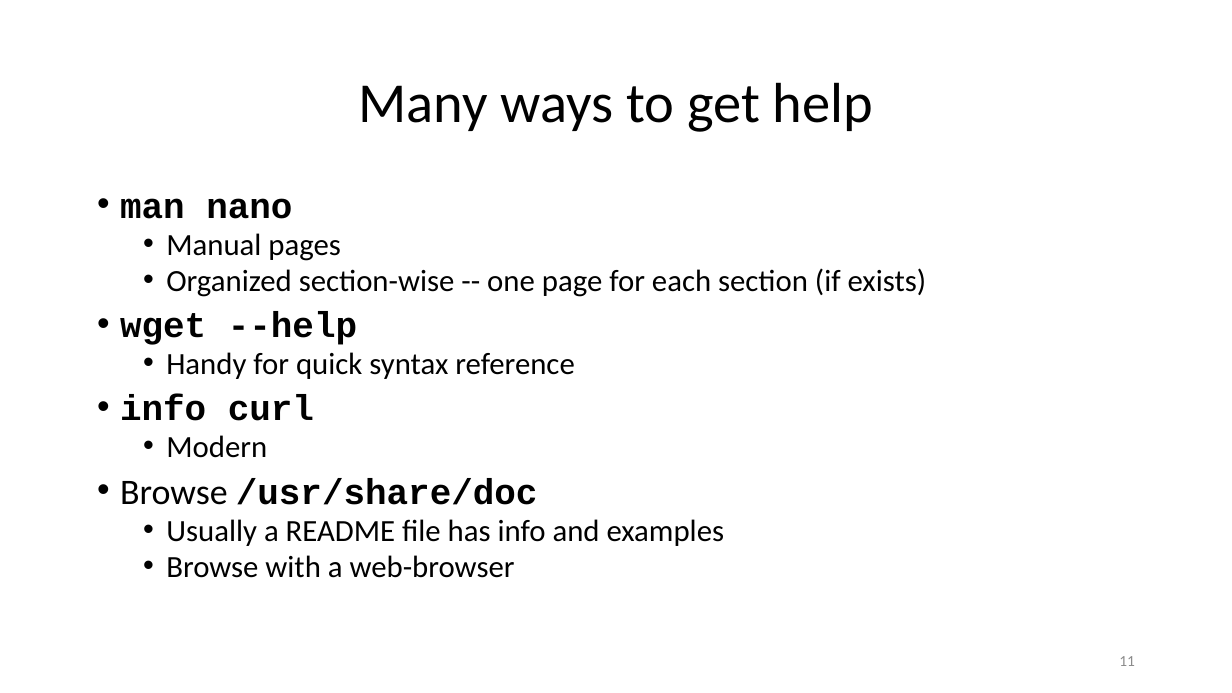
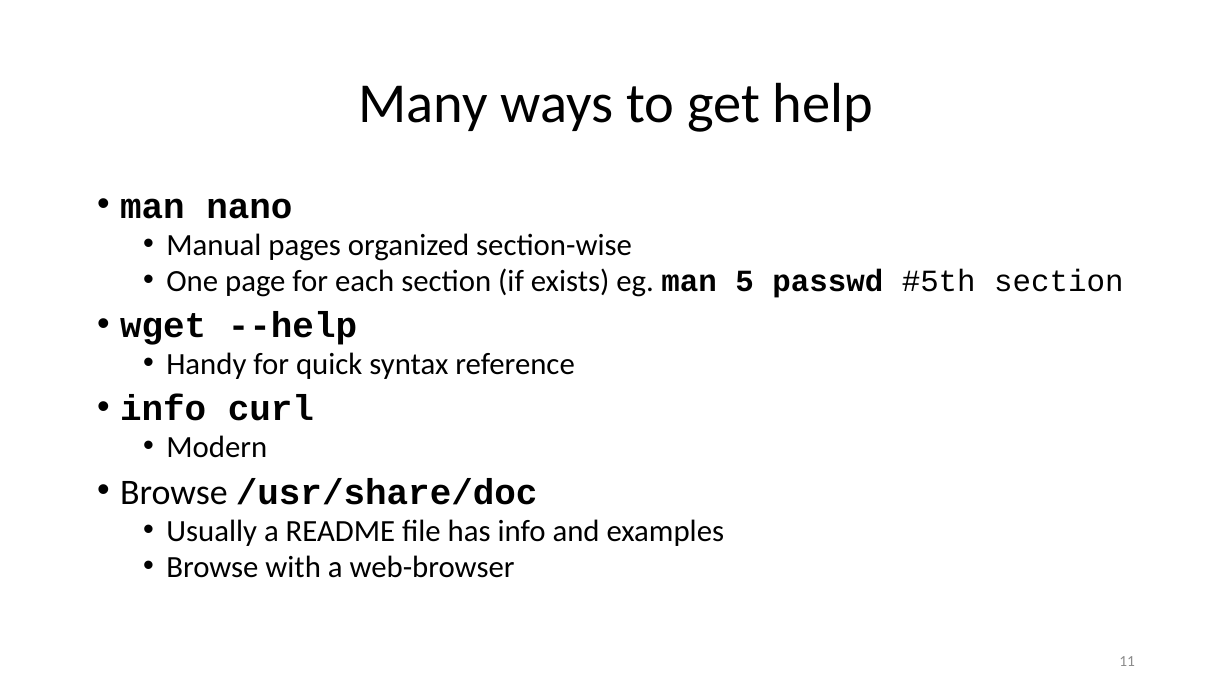
Before and after one commit to ketancmaheshwari/lisa19, a slide deck: slide 11 of lpt_LISA.pptx. Drawn at 1232x693 pixels with LibreOffice and Linux fonts; fonts in the diff are those of the drawing. Boxes give left, top, right and bottom in pixels: in the first picture for what was removed or moved away, otherwise in the second. Text is boxed around its words. In the diff, an @@ line names an element or a change of style, - is before the commit and + after.

```diff
--- a/lpt_LISA.pptx
+++ b/lpt_LISA.pptx
@@ text at (166, 233, 1123, 298): text changed @@
-  • Manual pages
-  • Organized section-wise -- one page for each section (if exists)
+  • Manual pages organized section-wise
+  • One page for each section (if exists) eg. man 5 passwd #5th section
```
Also in this commit, not shown: 19 other slides changed, 1 other file.
